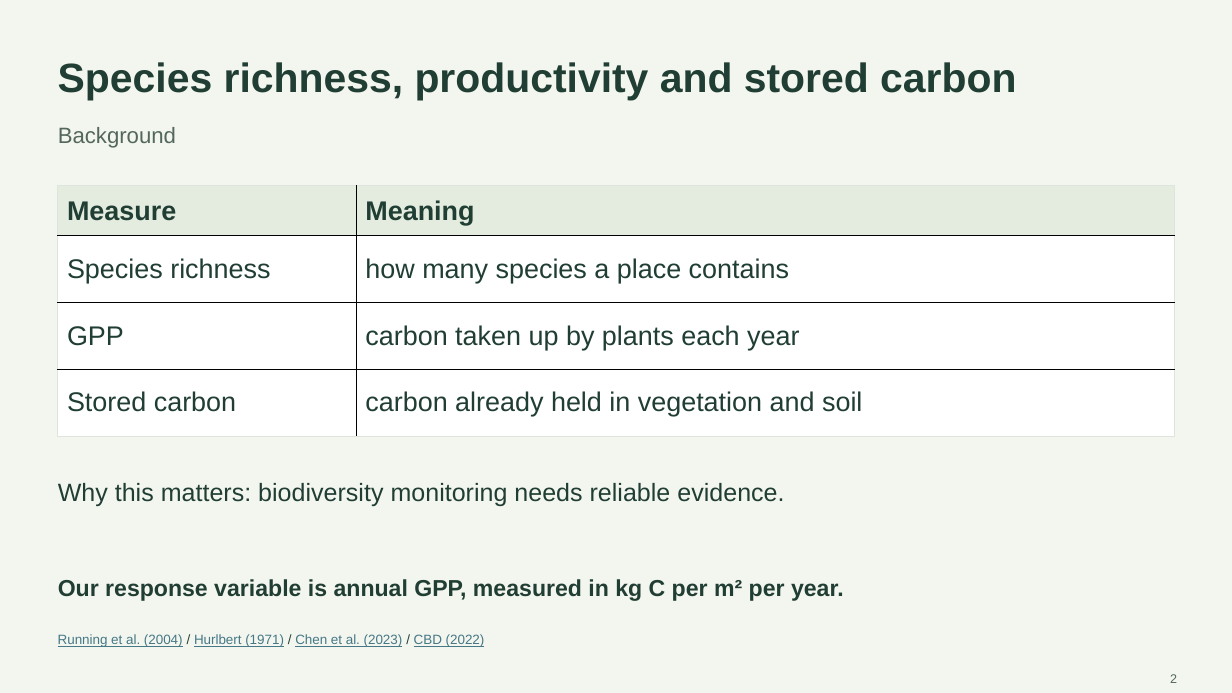
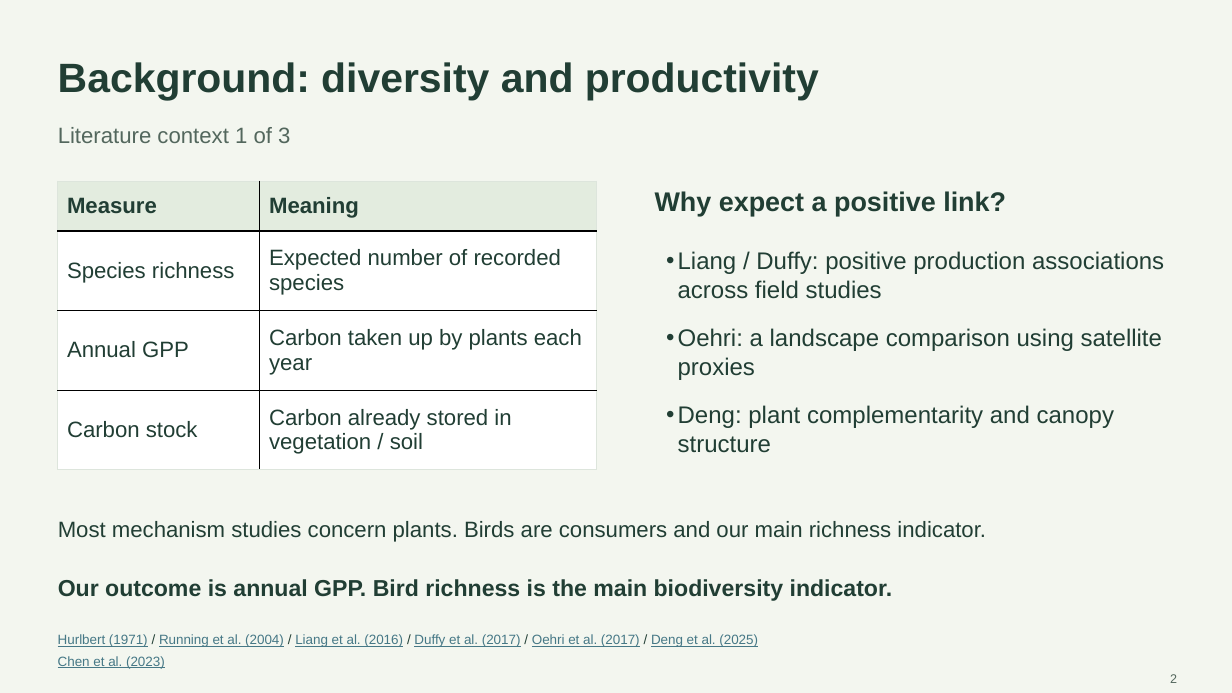
Before and after one commit to Devansh061105/Course-Project-EVST, a slide deck: slide 2 of presentation/final/Final_Evaluation_Biodiversity_Productivity.pptx. Drawn at 1232x693 pixels with LibreOffice and Linux fonts; fonts in the diff are those of the drawing. Boxes give left, top, right and bottom in pixels: in the first picture for what was removed or moved away, otherwise in the second. Text is boxed around its words. In the diff, an @@ line names an element or a change of style, - is before the commit and + after.

```diff
--- a/presentation/final/Final_Evaluation_Biodiversity_Productivity.pptx
+++ b/presentation/final/Final_Evaluation_Biodiversity_Productivity.pptx
@@ text at [58,62,819,101]: text changed @@
-Species richness, productivity and stored carbon
+Background: diversity and productivity
@@ text at [58,127,290,143]: text changed @@
-Background
+Literature context 1 of 3
@@ table at [57,181,597,470] @@
-row 2, column 2: how many species a place contains
+row 2, column 2: Expected number of recorded species
-row 3, column 1: GPP
+row 3, column 1: Annual GPP
-row 3, column 2: carbon taken up by plants each year
+row 3, column 2: Carbon taken up by plants each year
-row 4, column 1: Stored carbon
+row 4, column 1: Carbon stock
-row 4, column 2: carbon already held in vegetation and soil
+row 4, column 2: Carbon already stored in vegetation / soil
@@ size 21 to 17.2 pt in "Measure", "Meaning", "Species richness" @@
@@ table: place and size @@
-table at [57,186,1174,436]
+table at [57,181,597,470]
@@ text at [655,191,1006,216]: text changed; size 19.5 to 21 pt; bold on @@
-Why this matters: biodiversity monitoring needs reliable evidence.
+Why expect a positive link?
@@ text added at [678,251,1164,453], 18.8 pt, text #213E34 @@
+• Liang / Duffy: positive production associations across field studies
+• Oehri: a landscape comparison using satellite proxies
+• Deng: plant complementarity and canopy structure
@@ text added at [58,521,986,542], 17.2 pt, text #213E34 @@
+Most mechanism studies concern plants. Birds are consumers and our main richness indicator.
@@ text at [58,579,893,601]: text changed @@
-Our response variable is annual GPP, measured in kg C per m² per year.
+Our outcome is annual GPP. Bird richness is the main biodiversity indicator.
@@ text at [58,656,165,669]: text changed @@
-Running et al. (2004) / Hurlbert (1971) / Chen et al. (2023) / CBD (2022)
+Chen et al. (2023)
@@ text added at [58,634,758,647], 10.5 pt, text #467886, underline @@
+Hurlbert (1971) / Running et al. (2004) / Liang et al. (2016) / Duffy et al. (2017) / Oehri et al. (2017) / Deng et al. (2025)
```
Also in this commit, not shown: 29 other slides changed, 9 slides added, 5 slides removed, 6 other files.
